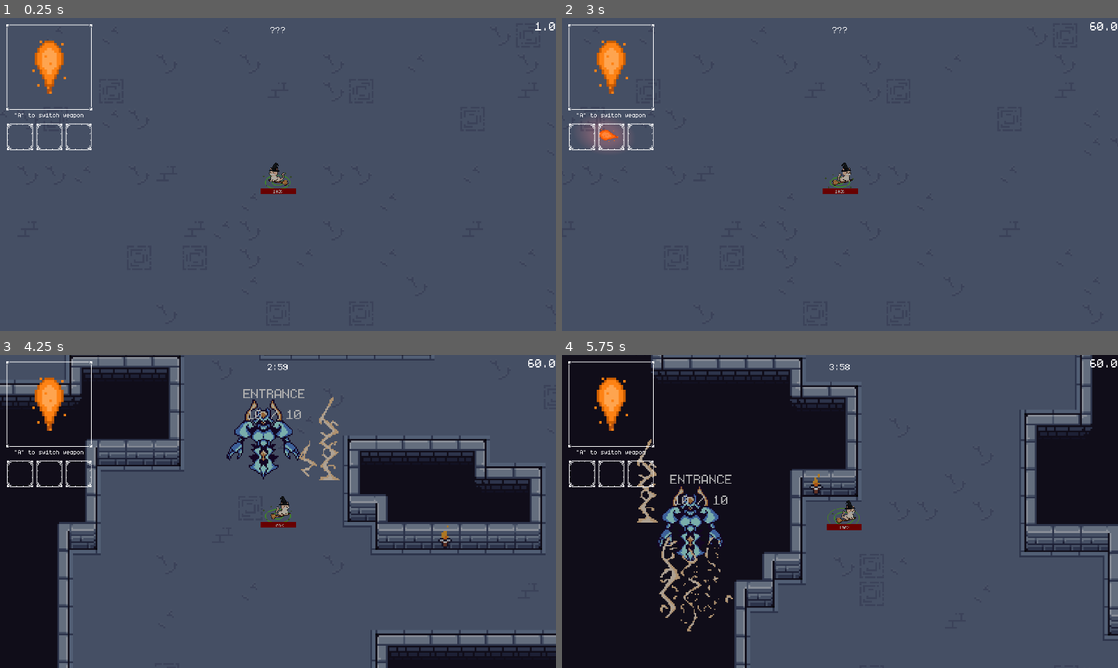
Above: before the commit, frames 1-4 (two rows, left to right).
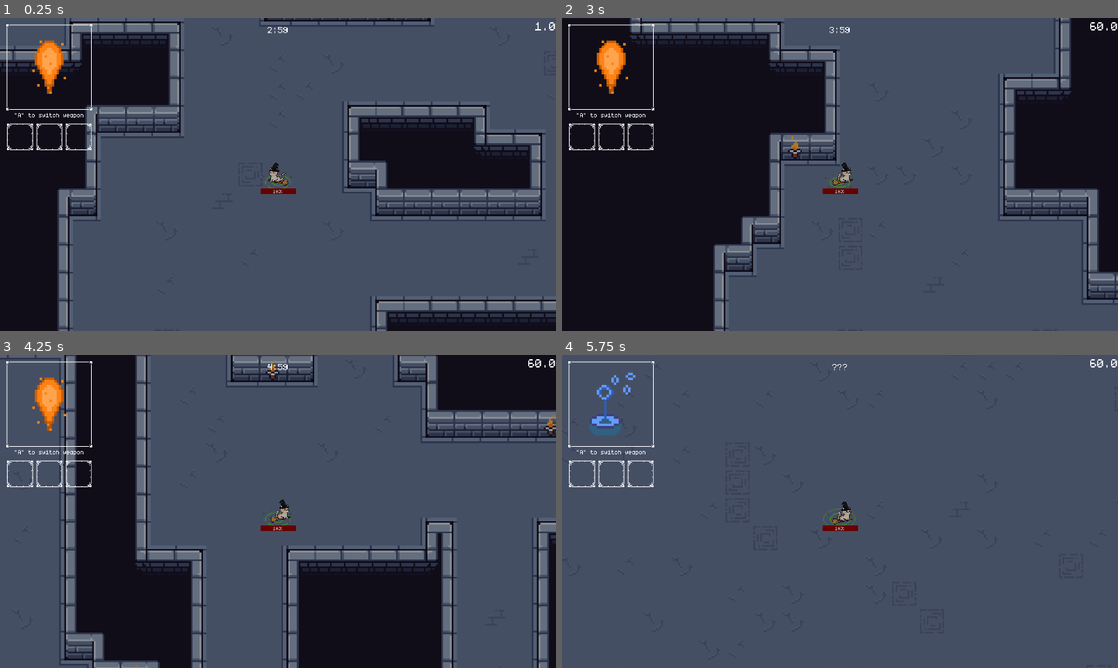
Above: after the commit, the same moments.

Repository: AlbanTE/projet-150h
Game: Godot game, scene res://scenes/main.tscn
The game is run twice, just before and just after one commit, with the same random seed, the same clock (stepped at 60 frames per second) and the same inputs.
Inputs (mouse positions are in pixels of both pictures, inside the frame that each line leads up to):
- Up to frame 1 (0.25 s): no input
- Up to frame 2 (3 s): click (584, 136) at 0.5 s; click (612, 136) at 1.25 s; click (639, 136) at 2 s; tap Enter at 2.75 s; move the mouse to (962, 158) at 2.77 s; hold D (move_right) from 2.78 s (still down); tap M at 2.85 s
- Up to frame 3 (4.25 s): tap K at 3.05, 3.6 s; move the mouse to (166, 527) at 3.52 s; release D (move_right) at 3.53 s; hold S (move_down) from 3.53 s (still down); tap M at 3.8 s
- Up to frame 4 (5.75 s): move the mouse to (895, 442) at 4.27 s; release S (move_down) at 4.28 s; hold D (move_right) 4.28-5.03 s; hold Q (switch_weapon) 4.28-5.03 s; tap K at 4.55 s; move the mouse to (812, 574) at 5.02 s; hold W (move_up) from 5.03 s (still down); click (812, 574) at 5.1 s; tap M at 5.3 s

The runs differ from the first frame. In frame 1, 32% of the frame differs, in the area x 0-100%, y 0-100%; in frame 2, 51%; in frame 3, 59%; in frame 4, 53%.

Commit message:
Boss fini ?

Diff:
--- a/scenes/audio/audio_manager.gd
+++ b/scenes/audio/audio_manager.gd
@@ -20,3 +20,9 @@
 	# Récupérer le string associé au Stream Interactive
 	var current_level_music = str(current_level)
 	music_player["parameters/switch_to_clip"] = current_level_music
+
+func pause_music():
+	music_player.stream_paused = true
+
+func resume_music():
+	music_player.stream_paused = false
--- a/scenes/enemies/boss.gd
+++ b/scenes/enemies/boss.gd
@@ -1,7 +1,8 @@
 extends CharacterBody2D
-
-enum State { IDLE, MELEE, LASER_BEAM, MOVING, TELEPORTING, ENTRANCE }
-var state_label: Array[String] = ["IDLE", "MELEE", "LASER", "MOVING", "TELEPORTING", "ENTRANCE"]
+class_name Boss
+
+enum State { IDLE, MELEE, LASER_BEAM, MOVING, TELEPORTING, ENTRANCE, DEATH }
+var state_label: Array[String] = ["IDLE", "MELEE", "LASER", "MOVING", "TELEPORTING", "ENTRANCE", "DEATH"]
 
 # ────────────────
 # Components
@@ -48,6 +49,8 @@
 
 @onready var laser: PackedScene = preload("res://scenes/enemies/lightning.tscn")
 
+signal boss_dead
+
 func _ready():
 	_setup_connections()
 	_setup_collisions()
@@ -82,6 +85,9 @@
 	print("Boss health: ", health_component.max_health)
 
 func _process(delta):
+	if current_state == State.DEATH:
+		return
+
 	if not activated:
 		return
 
@@ -177,6 +183,9 @@
 	perform_laser_attack()
 
 func change_state(new_state: State):
+	if current_state == State.DEATH:
+		return
+
 	if current_state == State.MELEE and new_state != State.MELEE:
 		disable_damage()
 
@@ -201,6 +210,8 @@
 			animation_player.play("teleport")
 		State.ENTRANCE:
 			animation_player.play("entrance")
+		State.DEATH:
+			animation_player.play("entrance")
 
 func spawn_laser_at_relative(position: Vector2):
 	var laser_inst: Lightning = laser.instantiate()
@@ -208,6 +219,25 @@
 	laser_inst.damageable = false
 	laser_inst.global_position = global_position + position * 5
 
+func spawn_lasers_in_circle(n: int, s: float, d: float) -> void:
+	if n <= 0:
+		return
+
+	var angle_step := TAU / n
+
+	for i in range(n):
+		var angle := i * angle_step
+		var offset := Vector2(cos(angle), sin(angle)) * d
+
+		var laser_inst: Lightning = laser.instantiate()
+		add_child(laser_inst)
+		laser_inst.damageable = false
+		laser_inst.global_position = global_position + offset
+
+		if i < n - 1:
+			await get_tree().create_timer(s).timeout
+
+
 func perform_laser_attack():
 	change_state(State.LASER_BEAM)
 	cooldown_timer = laser_cooldown
@@ -253,7 +283,7 @@
 	global_position = target_pos
 
 func update_flip_direction():
-	if not player or current_state == State.TELEPORTING:
+	if not player or current_state == State.TELEPORTING or current_state == State.DEATH:
 		return
 
 	var direction = (player.global_position - global_position).normalized()
@@ -275,13 +305,16 @@
 		"laser_beam":
 			change_state(State.IDLE)
 		"entrance":
-			if player and player.has_method("enable_input"):
-				player.enable_input()
-			cooldown_timer = 1
-			change_state(State.IDLE)
-			# Initialiser le compteur de cycles
-			attack_cycles_completed = 0
-			cycles_before_pause = randi_range(3, 5)
+			if current_state != State.DEATH:
+				if player and player.has_method("enable_input"):
+					player.enable_input()
+				cooldown_timer = 1
+				change_state(State.IDLE)
+				# Initialiser le compteur de cycles
+				attack_cycles_completed = 0
+				cycles_before_pause = randi_range(3, 5)
+			else:
+				queue_free()
 
 # Fonctions d'animation
 func play_sprite_animation(anim_name: String):
@@ -315,13 +348,26 @@
 func activate():
 	activated = true
 	$VisibleOnScreenEnabler2D.queue_free()
+	get_parent().get_node("AudioManager").update_music()
+	get_parent().get_node("AudioManager").resume_music()
 	play_entrance()
 
 func play_entrance():
 	if player and player.has_method("disable_input"):
 		player.disable_input()
 
+	var target_offset = global_position - player.global_position
+
+	var tween_1 = create_tween()
+	tween_1.tween_property(camera, "position", target_offset, 0.5)
 	change_state(State.ENTRANCE)
+
+	await get_tree().create_timer(3).timeout
+
+	hurtbox_component.monitoring = true
+
+	var tween_2 = create_tween()
+	tween_2.tween_property(camera, "position", Vector2(0, 0), 0.5)
 
 # ────────────────
 # Callbacks
@@ -330,10 +376,17 @@
 	pass
 
 func _apply_death_effects() -> void:
-	pass
+	change_state(State.DEATH)
+
+	if left_arm_collision:
+		left_arm_collision.set_deferred("monitoring", false)
+	if right_arm_collision:
+		right_arm_collision.set_deferred("monitoring", false)
+
+	boss_dead.emit()
 
 func _on_hit_by_bullet(_bullet: Node2D, bullet_damage: int, bullet_knockback: float) -> void:
-	if not is_alive:
+	if not is_alive or current_state == State.DEATH:
 		return
 	_apply_damage_effects(bullet_damage)
 
@@ -352,5 +405,5 @@
 func die() -> void:
 	is_alive = false
 	velocity = Vector2.ZERO
+	player.make_invicible()
 	_apply_death_effects()
-	queue_free()
--- a/scenes/enemies/boss.tscn
+++ b/scenes/enemies/boss.tscn
@@ -193,7 +193,7 @@
 "duration": 1.0,
 "texture": SubResource("AtlasTexture_3e6u2")
 }],
-"loop": true,
+"loop": false,
 "name": &"entrance",
 "speed": 8.0
 }, {
@@ -415,32 +415,14 @@
 tracks/1/interp = 1
 tracks/1/loop_wrap = true
 tracks/1/keys = {
-"times": PackedFloat32Array(0, 0.6571667, 0.9871667, 1.3171668, 1.6416668, 1.9771668, 2.3071668, 2.6371665),
-"transitions": PackedFloat32Array(1, 1, 1, 1, 1, 1, 1, 1),
+"times": PackedFloat32Array(0, 0.66),
+"transitions": PackedFloat32Array(1, 1),
 "values": [{
 "args": [10.0, 3.0],
 "method": &"screen_shake"
 }, {
-"args": [Vector2(30, 0)],
-"method": &"spawn_laser_at_relative"
-}, {
-"args": [Vector2(20, 20)],
-"method": &"spawn_laser_at_relative"
-}, {
-"args": [Vector2(10, 25)],
-"method": &"spawn_laser_at_relative"
-}, {
-"args": [Vector2(0, 30)],
-"method": &"spawn_laser_at_relative"
-}, {
-"args": [Vector2(-10, 25)],
-"method": &"spawn_laser_at_relative"
-}, {
-"args": [Vector2(-20, -20)],
-"method": &"spawn_laser_at_relative"
-}, {
-"args": [Vector2(-30, 0)],
-"method": &"spawn_laser_at_relative"
+"args": [7, 0.3, 100.0],
+"method": &"spawn_lasers_in_circle"
 }]
 }
 
@@ -561,16 +543,17 @@
 
 [node name="HealthComponent" type="Node" parent="."]
 script = ExtResource("2_yye4w")
-max_health = 10
+max_health = 50
 metadata/_custom_type_script = "uid://dkgjxovaxsw7m"
 
 [node name="AnimatedSprite2D" type="AnimatedSprite2D" parent="."]
 sprite_frames = SubResource("SpriteFrames_uq4kr")
-animation = &"entrance"
+animation = &"idle"
 
 [node name="HurtboxComponent" type="Area2D" parent="."]
 collision_layer = 8
 collision_mask = 16
+monitoring = false
 script = ExtResource("5_rvo7g")
 health_component = NodePath("../HealthComponent")
 metadata/_custom_type_script = "uid://ctad5dfg4nsm6"
--- a/scenes/main.gd
+++ b/scenes/main.gd
@@ -7,6 +7,7 @@
 const EnemyType1Scene = preload("res://scenes/enemies/EnemyType1.tscn")
 const EnemyType2Scene = preload("res://scenes/enemies/EnemyType2.tscn")
 const EnemyType3Scene = preload("res://scenes/enemies/EnemyType3.tscn")
+const BossScene = preload("res://scenes/enemies/boss.tscn")
 
 
 const ENEMY_TYPE_COUNT = 3
@@ -29,10 +30,15 @@
 var next_enemy_spawn: int = 0
 var next_wave_spawn: int = 0
 
+var dungeon: Array
 
 func advance_level() -> void:
 	AudioGlobal.current_level = (AudioGlobal.current_level % 4) + 1
-	$AudioManager.update_music()
+
+	if AudioGlobal.current_level == 4:
+		$AudioManager.pause_music()
+	else:
+		$AudioManager.update_music()
 
 func upgrade():
 	UI.openRewardMenu()
@@ -53,15 +59,10 @@
 	seed(_seed)
 	tile_builder = CustomTileManager.new()
 
-	advance_level()
-	advance_level()
-	advance_level()
-	build_boss_arena()
-
-	# build_dungeon_area()
+	build_dungeon_area()
 
 	# Audio init
-	#AudioGlobal.current_level = 1
+	AudioGlobal.current_level = 1
 
 	player.weapon_component.connect("weapon_equiped", update_weapon_ui)
 	player.inventory_manager.connect("update_inventory", update_items_ui)
@@ -81,9 +82,18 @@
 
 func next_level() -> void:
 	print("Go to next level")
+	if AudioGlobal.current_level == 4:
+		print("You beat the game !")
+		get_tree().quit()
+		return
+
 	advance_level()
 	PlayerStats.UPGRADES_COUNT = 0
-	build_dungeon_area()
+
+	if AudioGlobal.current_level == 4:
+		build_boss_arena()
+	else:
+		build_dungeon_area()
 
 func game_over() -> void:
 	print("Game over !")
@@ -165,7 +175,7 @@
 		KEY_K:
 			build_dungeon_area()
 		KEY_M:
-			advance_level()
+			next_level()
 
 func build_dungeon_area():
 	print("Building dungeon...")
@@ -183,7 +193,7 @@
 			enemy.queue_free()
 	enemies_loaded.clear()
 
-	var dungeon: Array = dungeon_generator.generate_dungeon(_seed + AudioGlobal.current_level - 1)
+	dungeon = dungeon_generator.generate_dungeon(_seed + AudioGlobal.current_level - 1)
 
 	var level_time: int = 60 * (2 + AudioGlobal.current_level)
 	timer.start(level_time)
@@ -210,7 +220,7 @@
 	# Move player to spawn
 	teleport_player_to_spawn(player_spawn, offset)
 
-	place_exit(dungeon, offset)
+	place_exit()
 
 func build_boss_arena():
 	print("Building arena...")
@@ -228,7 +238,7 @@
 			enemy.queue_free()
 	enemies_loaded.clear()
 
-	var dungeon: Array = dungeon_generator.generate_boss_arena()
+	dungeon = dungeon_generator.generate_boss_arena()
 
 	timer.stop()
 	next_enemy_spawn = -1
@@ -254,14 +264,21 @@
 	# Move player to spawn
 	teleport_player_to_spawn(player_spawn, offset)
 
-	place_exit(dungeon, offset)
-
-func place_exit(grid_data: Array, offset: Vector2i = Vector2i.ZERO) -> void:
+	var boss_inst: Boss = BossScene.instantiate()
+	add_child(boss_inst)
+	boss_inst.global_position = Vector2(0, 0)
+	boss_inst.connect("boss_dead", place_exit)
+
+func place_exit() -> void:
+	var half_w: int = int(dungeon[0].size() / 2.)
+	var half_h: int = int(dungeon.size() / 2.)
+	var offset = Vector2i(-half_w, -half_h)
+
 	var exit_found: bool = false
 	var exit_coords: Vector2i = Vector2i(0, 0)
-	for y in grid_data.size():
-		for x in grid_data[y].size():
-			if grid_data[y][x] == DungeonGenerator.Tile.EXIT:
+	for y in dungeon.size():
+		for x in dungeon[y].size():
+			if dungeon[y][x] == DungeonGenerator.Tile.EXIT:
 				exit_coords = Vector2i(x, y)
 				exit_found = true
 				break
--- a/scenes/main.tscn
+++ b/scenes/main.tscn
@@ -13,7 +13,6 @@
 [ext_resource type="Script" uid="uid://h2y5bjiifow" path="res://scenes/fps_counter.gd" id="12_trceg"]
 [ext_resource type="AudioStream" uid="uid://cboh7or3uuot1" path="res://audio/music/HeatOfBattle.wav" id="13_jkv2x"]
 [ext_resource type="AudioStream" uid="uid://bymxdj3rnqutj" path="res://audio/music/Incoming Boss.wav" id="14_dp3eg"]
-[ext_resource type="PackedScene" uid="uid://cj6uty2kq1xkf" path="res://scenes/enemies/boss.tscn" id="15_jbj1t"]
 [ext_resource type="Shader" uid="uid://wmuer5t4fb5s" path="res://shaders/Aberration.gdshader" id="15_jkv2x"]
 
 [sub_resource type="Resource" id="Resource_choun"]
@@ -1554,5 +1553,3 @@
 bus = &"music"
 
 [node name="Timer" type="Timer" parent="."]
-
-[node name="Boss" parent="." instance=ExtResource("15_jbj1t")]
--- a/scenes/player/Player.gd
+++ b/scenes/player/Player.gd
@@ -55,6 +55,9 @@
 			else:
 				$AnimatedSprite2D.flip_h = true
 
+func make_invicible():
+	health_component.health_depleted.disconnect(_on_health_depleted)
+	health_component.health_changed.disconnect(_on_health_changed)
 
 # ────────────────
 # callbacks
Not shown: 1 places in scenes/main.tscn that only renumber resources
